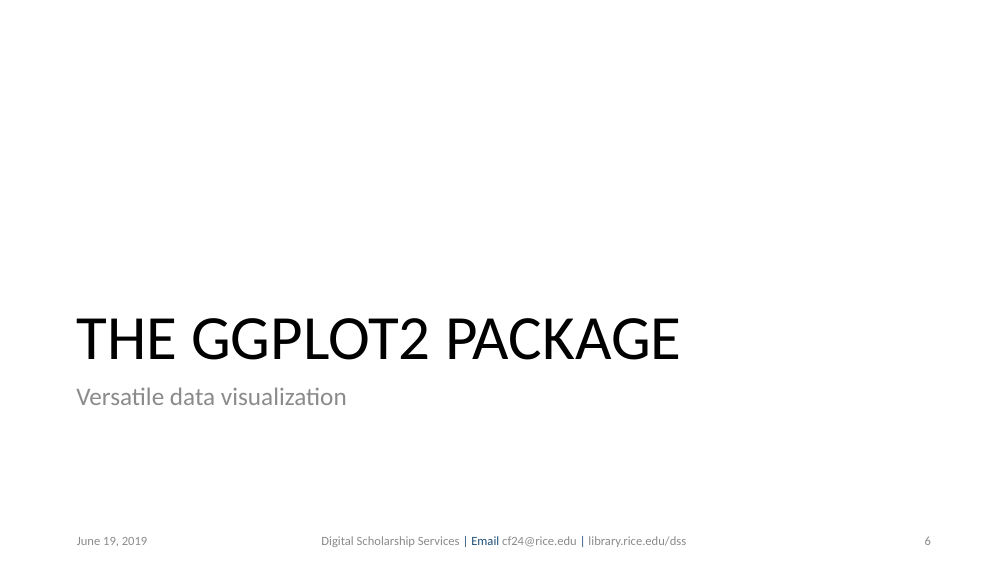
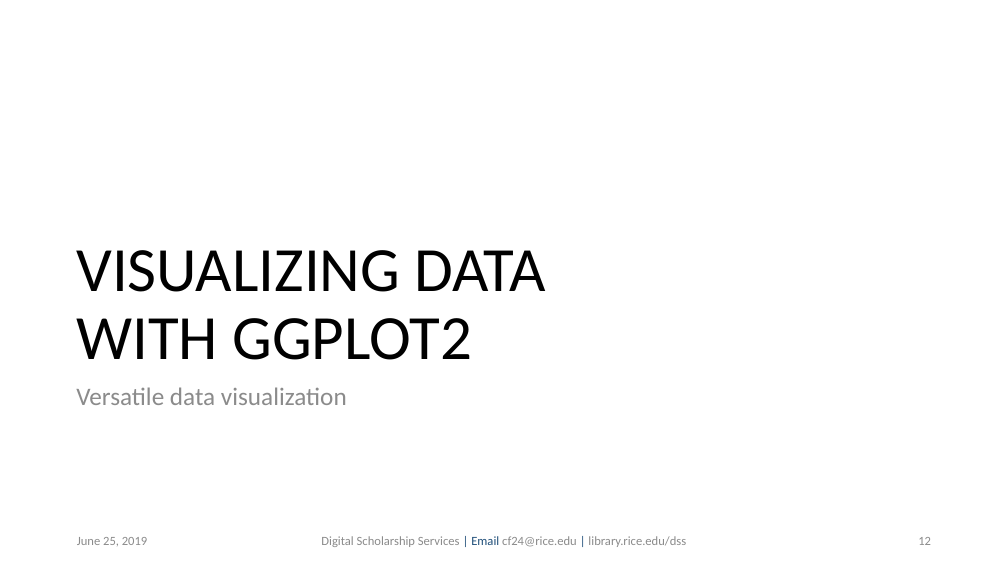
Before and after one commit to bakitybacon/rice-data-and-donuts, a slide deck: slide 12 of Rviz/R Visualization and Data Manipulation.pptx (slide 6 before the commit). Drawn at 1008x567 pixels with LibreOffice and Linux fonts; fonts in the diff are those of the drawing; background and template pictures are left out. Boxes give left, top, right and bottom in pixels: in the first picture for what was removed or moved away, otherwise in the second. Text is boxed around its words. In the diff, an @@ line names an element or a change of style, - is before the commit and + after.

Commit message:
using more packages for visualization

```diff
--- a/Rviz/R Visualization and Data Manipulation.pptx
+++ b/Rviz/R Visualization and Data Manipulation.pptx
@@ title at <box>76,250,546,360</box>: text changed @@
-THE GGPLOT2 PACKAGE
+VISUALIZING DATA
+WITH GGPLOT2
@@ text at <box>77,537,148,546</box>: text changed @@
-June 19, 2019
+June 25, 2019
@@ page number at <box>918,537,931,545</box>: text changed @@
-6
+12
```
Also in this commit, not shown: 6 other slides changed, 6 slides added, 1 other file.
